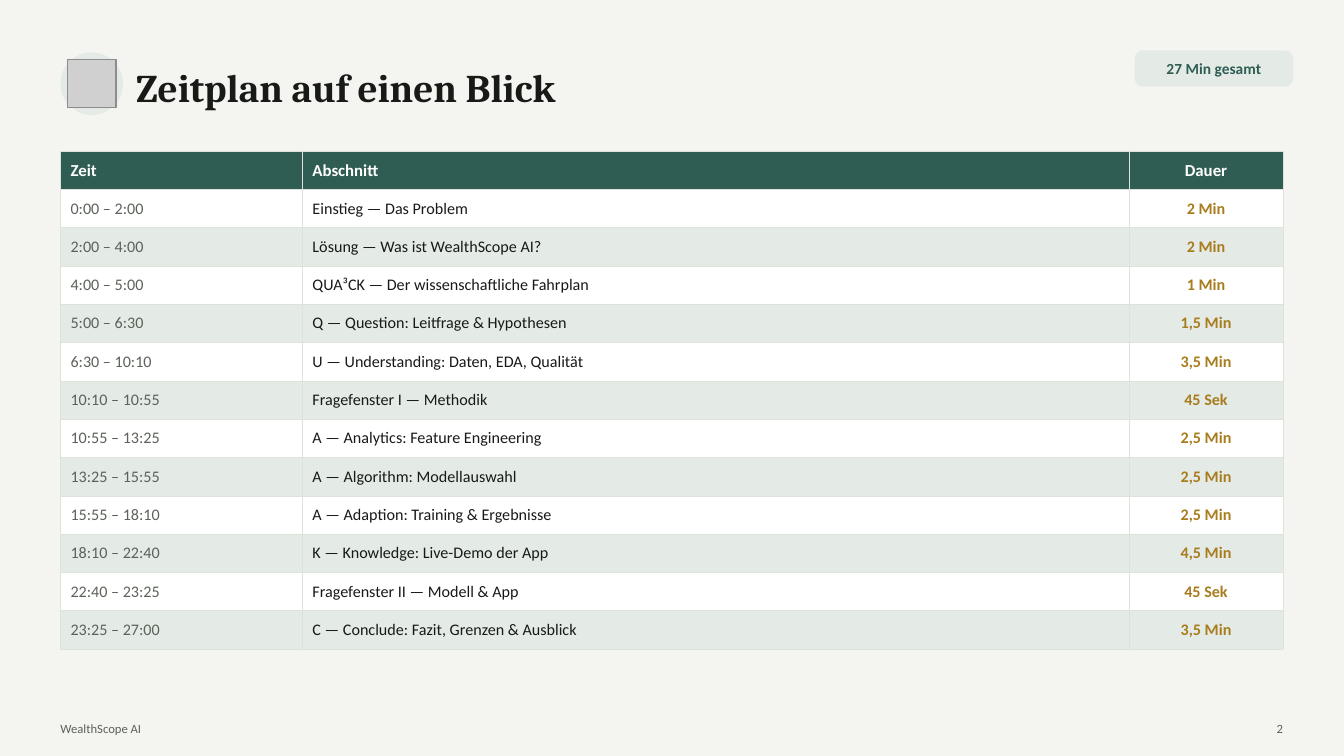
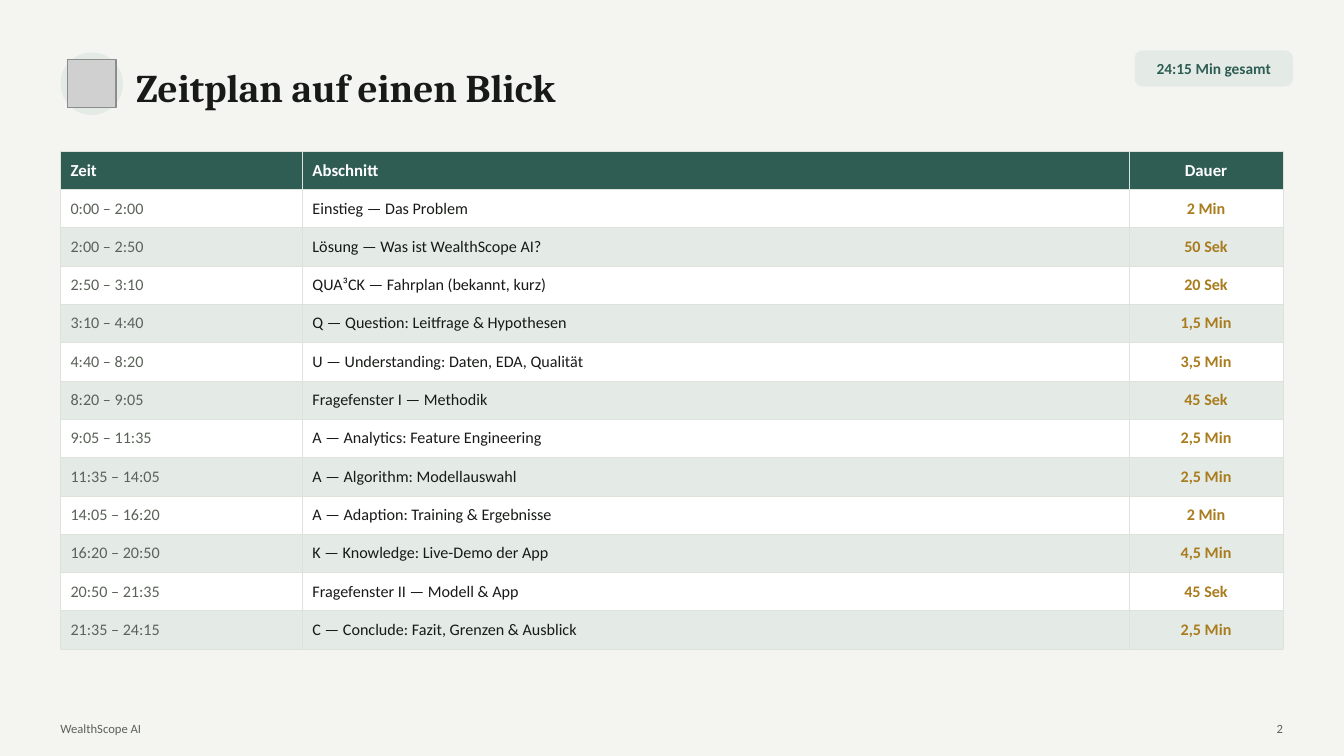
Before and after one commit to fedansoufiane-commits/forexscope-ai, a slide deck: slide 2 of Präsentation/Final/WealthScope_Praesentation_v1.0_FINAL.pptx. Drawn at 1344x756 pixels with LibreOffice and Linux fonts; fonts in the diff are those of the drawing; grey boxes stand for pictures. Boxes give left, top, right and bottom in pixels: in the first picture for what was removed or moved away, otherwise in the second. Text is boxed around its words. In the diff, an @@ line names an element or a change of style, - is before the commit and + after.

```diff
--- a/Präsentation/Final/WealthScope_Praesentation_v1.0_FINAL.pptx
+++ b/Präsentation/Final/WealthScope_Praesentation_v1.0_FINAL.pptx
@@ text at [1157, 63, 1271, 77]: text changed @@
-27 Min gesamt
+24:15 Min gesamt
@@ table at [60, 151, 1284, 649] @@
-row 3, column 1: 2:00 – 4:00
+row 3, column 1: 2:00 – 2:50
-row 3, column 3: 2 Min
+row 3, column 3: 50 Sek
-row 4: 4:00 – 5:00 | QUA³CK — Der wissenschaftliche Fahrplan | 1 Min
+row 4: 2:50 – 3:10 | QUA³CK — Fahrplan (bekannt, kurz) | 20 Sek
-row 5, column 1: 5:00 – 6:30
+row 5, column 1: 3:10 – 4:40
-row 6, column 1: 6:30 – 10:10
+row 6, column 1: 4:40 – 8:20
-row 7, column 1: 10:10 – 10:55
+row 7, column 1: 8:20 – 9:05
-row 8, column 1: 10:55 – 13:25
+row 8, column 1: 9:05 – 11:35
-row 9, column 1: 13:25 – 15:55
+row 9, column 1: 11:35 – 14:05
-row 10, column 1: 15:55 – 18:10
+row 10, column 1: 14:05 – 16:20
-row 10, column 3: 2,5 Min
+row 10, column 3: 2 Min
-row 11, column 1: 18:10 – 22:40
+row 11, column 1: 16:20 – 20:50
-row 12, column 1: 22:40 – 23:25
+row 12, column 1: 20:50 – 21:35
-row 13, column 1: 23:25 – 27:00
+row 13, column 1: 21:35 – 24:15
-row 13, column 3: 3,5 Min
+row 13, column 3: 2,5 Min
```
Also in this commit, not shown: 31 other slides changed.
